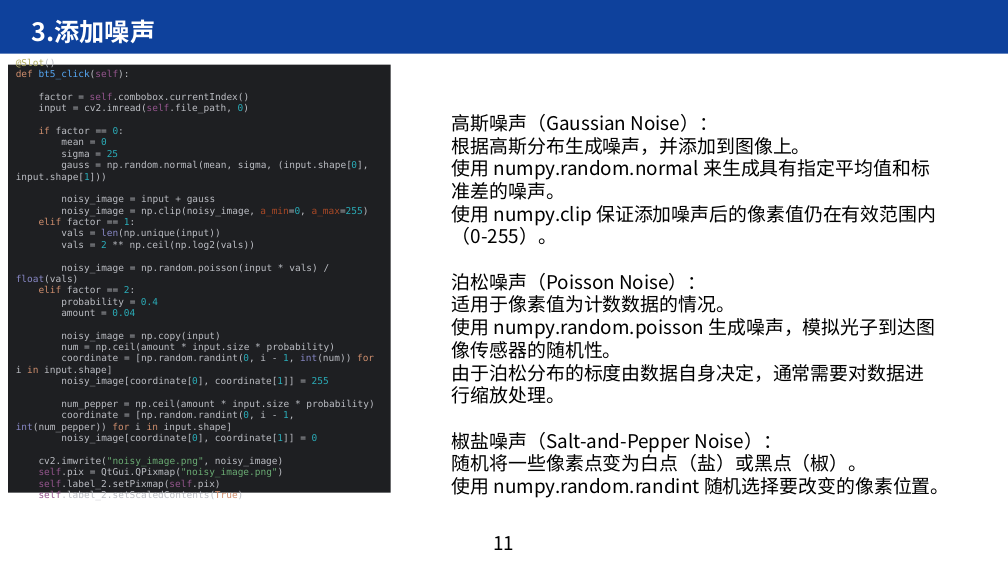
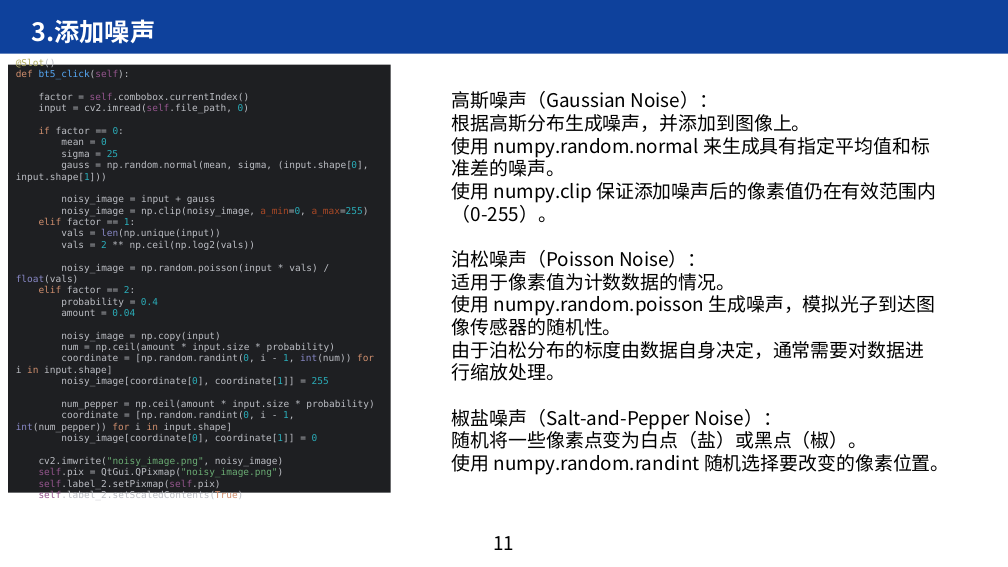
Before and after one commit to shulva/shulva-learning, a slide deck: slide 11 of mooc/hias-dip/midterm/12组汇报ppt.pptx. Drawn at 1008x567 pixels with LibreOffice and Linux fonts; fonts in the diff are those of the drawing; background and template pictures are left out. Boxes give left, top, right and bottom in pixels: in the first picture for what was removed or moved away, otherwise in the second. Text is boxed around its words. In the diff, an @@ line names an element or a change of style, - is before the commit and + after.

```diff
--- a/mooc/hias-dip/midterm/12组汇报ppt.pptx
+++ b/mooc/hias-dip/midterm/12组汇报ppt.pptx
@@ text "高斯噪声（Gaussian Noise）：": place and size @@
-text "高斯噪声（Gaussian Noise）：" at <box>452,114,950,498</box>
+text "高斯噪声（Gaussian Noise）：" at <box>452,91,950,475</box>
```
Also in this commit, not shown: 8 other files.
